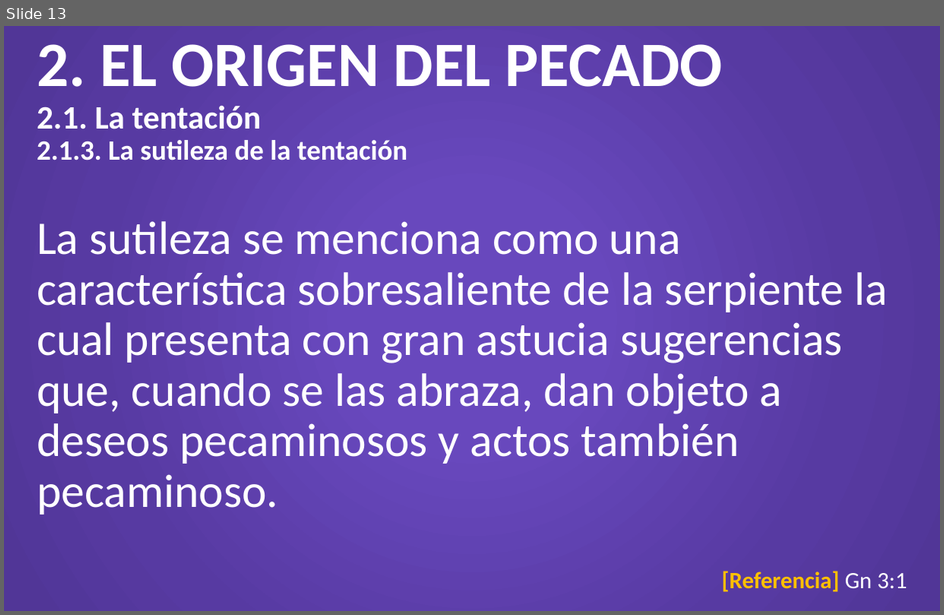
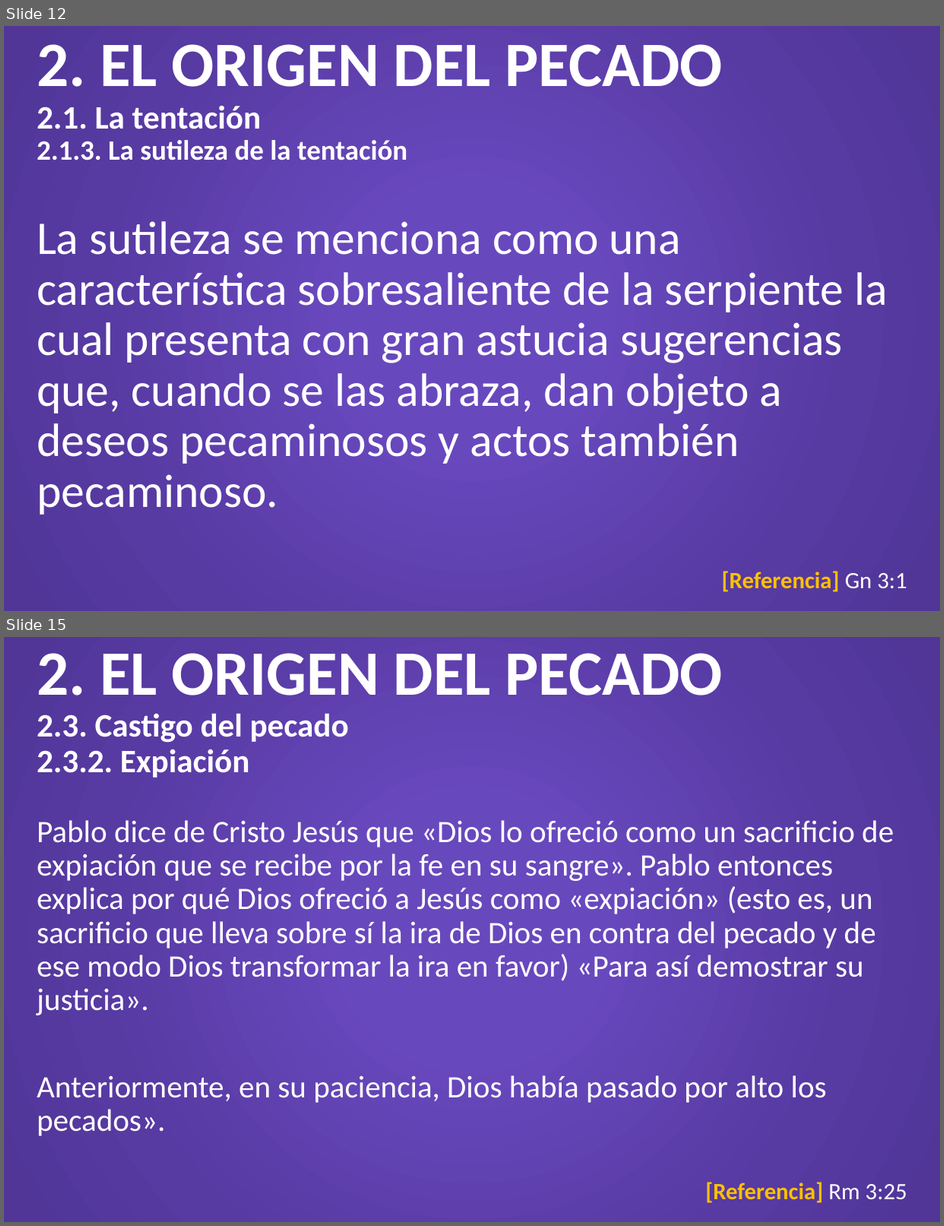
Before and after one commit to CreyTuning/documents, a slide deck: slideshow/Teologia Sistematica y Biblica - Myer Pearlman/Clases/7. Pecado.pptx. Shown one above the other, each under a label of ours: slide 13 before the commit, slides 12 and 15 after it; the slides between them are not shown. The pictures are 944x615 and 944x1226 pixels, drawn with LibreOffice and Linux fonts; fonts in the diff are those of the drawing. Boxes give left, top, right and bottom in pixels: in the first picture for what was removed or moved away, otherwise in the second. Text is boxed around its words. In the diff, an @@ line names an element or a change of style, - is before the commit and + after.

Commit message:
El pecado

```diff
--- a/slideshow/Teologia Sistematica y Biblica - Myer Pearlman/Clases/7. Pecado.pptx
+++ b/slideshow/Teologia Sistematica y Biblica - Myer Pearlman/Clases/7. Pecado.pptx
@@ slide 15 added at [4,637,940,1222], background gradient #6848BD to #573AA2 to #513697 @@
@@ title added at [37,653,724,778], 25.2 pt, text #FFFFFF, bold @@
+2. EL ORIGEN DEL PECADO
+2.3. Castigo del pecado
+2.3.2. Expiación
@@ text added at [37,820,894,1136], 24 pt, text #FFFFFF @@
+Pablo dice de Cristo Jesús que «Dios lo ofreció como un sacrificio de expiación que se recibe por la fe en su sangre». Pablo entonces explica por qué Dios ofreció a Jesús como «expiación» (esto es, un sacrificio que lleva sobre sí la ira de Dios en contra del pecado y de ese modo Dios transformar la ira en favor) «Para así demostrar su justicia».
+Anteriormente, en su paciencia, Dios había pasado por alto los pecados».
@@ text added at [705,1182,908,1203], 18 pt, text #FFC000, bold @@
+[Referencia] Rm 3:25
@@ what was slide 13 is now slide 12 @@
```
Also in this commit, not shown: 1 slide changed, 8 other slides added, 1 slide removed, 1 other file.
